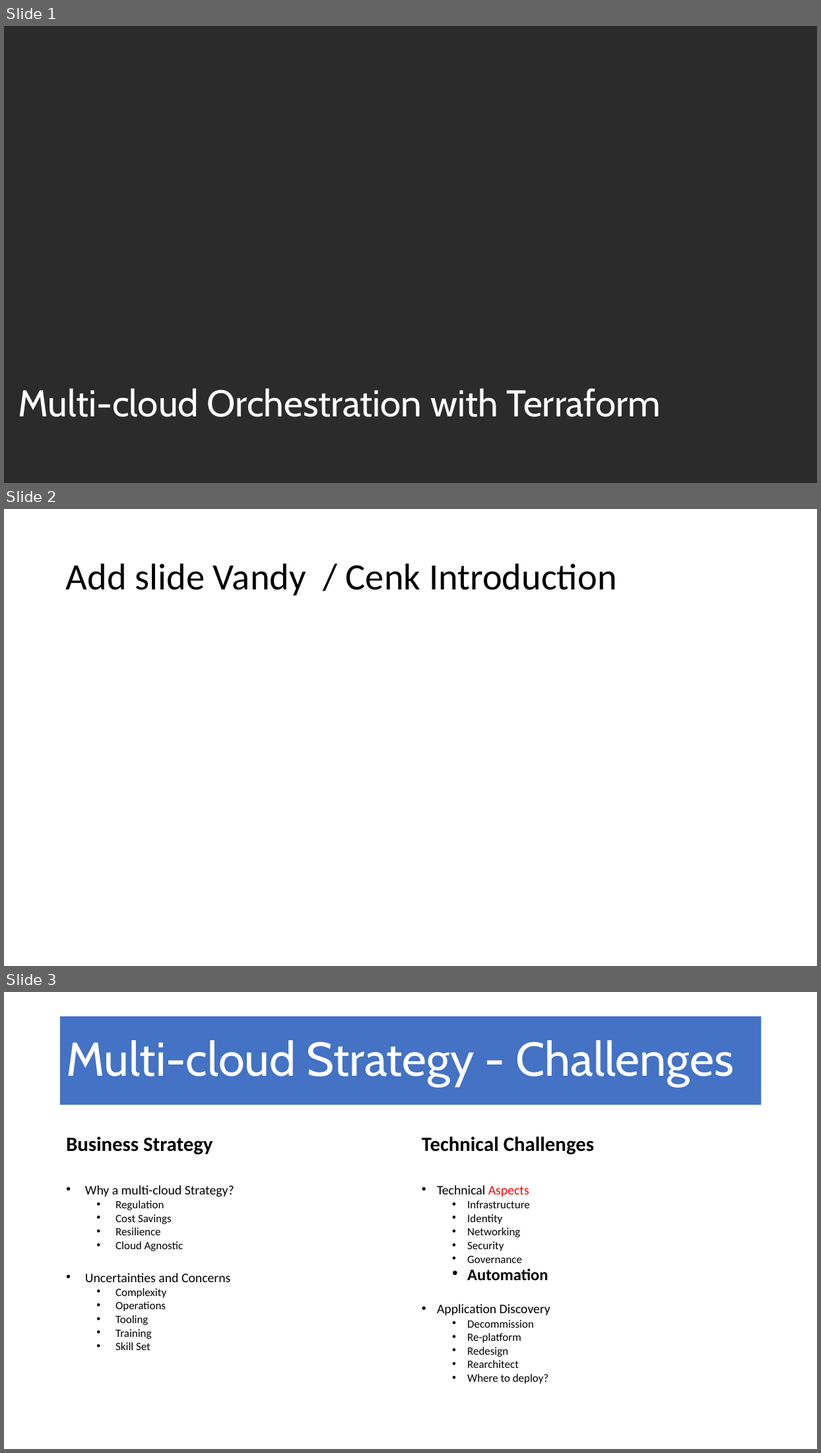
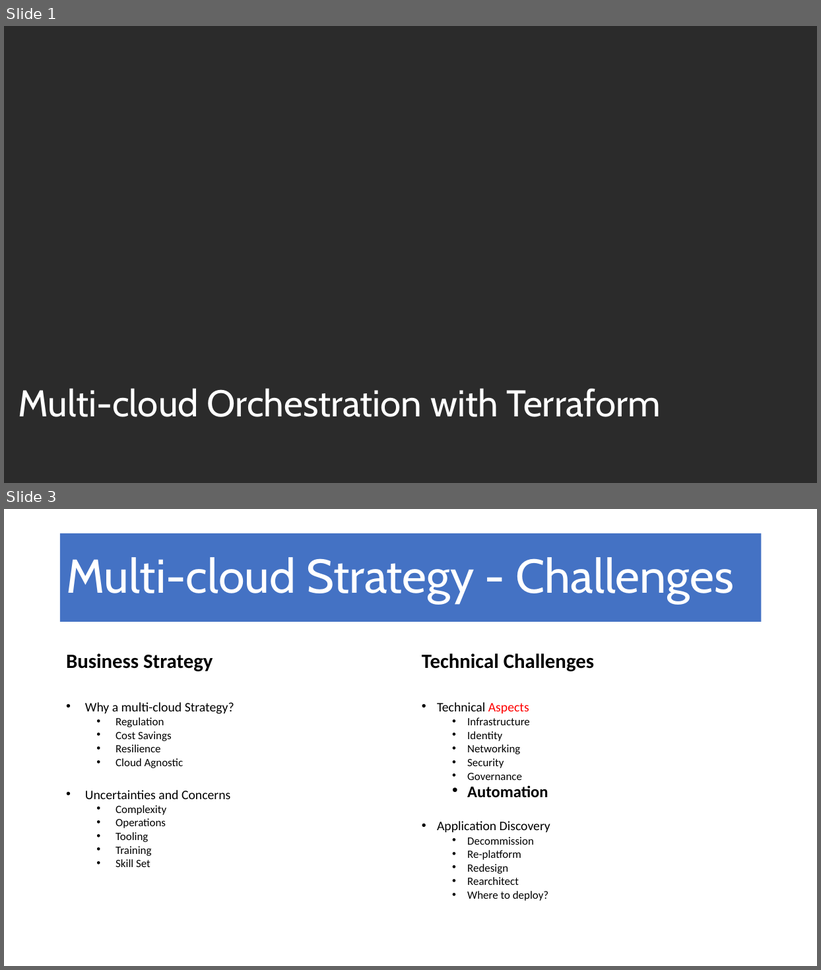
Before and after one commit to masmawi/MultiCloud, a slide deck: Multi-cloud Orchestration with Terraform.pptx. Shown one above the other, each under a label of ours: slides 1, 2 and 3 before the commit, slides 1 and 3 after it; the slides between them are not shown. The pictures are 821x1453 and 821x970 pixels, drawn with LibreOffice and Linux fonts; fonts in the diff are those of the drawing; background and template pictures are left out; a plain dark background stands for a picture behind light text. Boxes give left, top, right and bottom in pixels: in the first picture for what was removed or moved away, otherwise in the second. Text is boxed around its words. In the diff, an @@ line names an element or a change of style, - is before the commit and + after.

```diff
--- a/Multi-cloud Orchestration with Terraform.pptx
+++ b/Multi-cloud Orchestration with Terraform.pptx
@@ slide 2 removed at (x1=4, y1=509, x2=817, y2=966), background #FFFFFF @@
@@ title removed at (x1=66, y1=563, x2=617, y2=595) @@
-Add slide Vandy / Cenk Introduction
```
Also in this commit, not shown: 2 slides changed, 3 slides added, 1 other slide removed.
